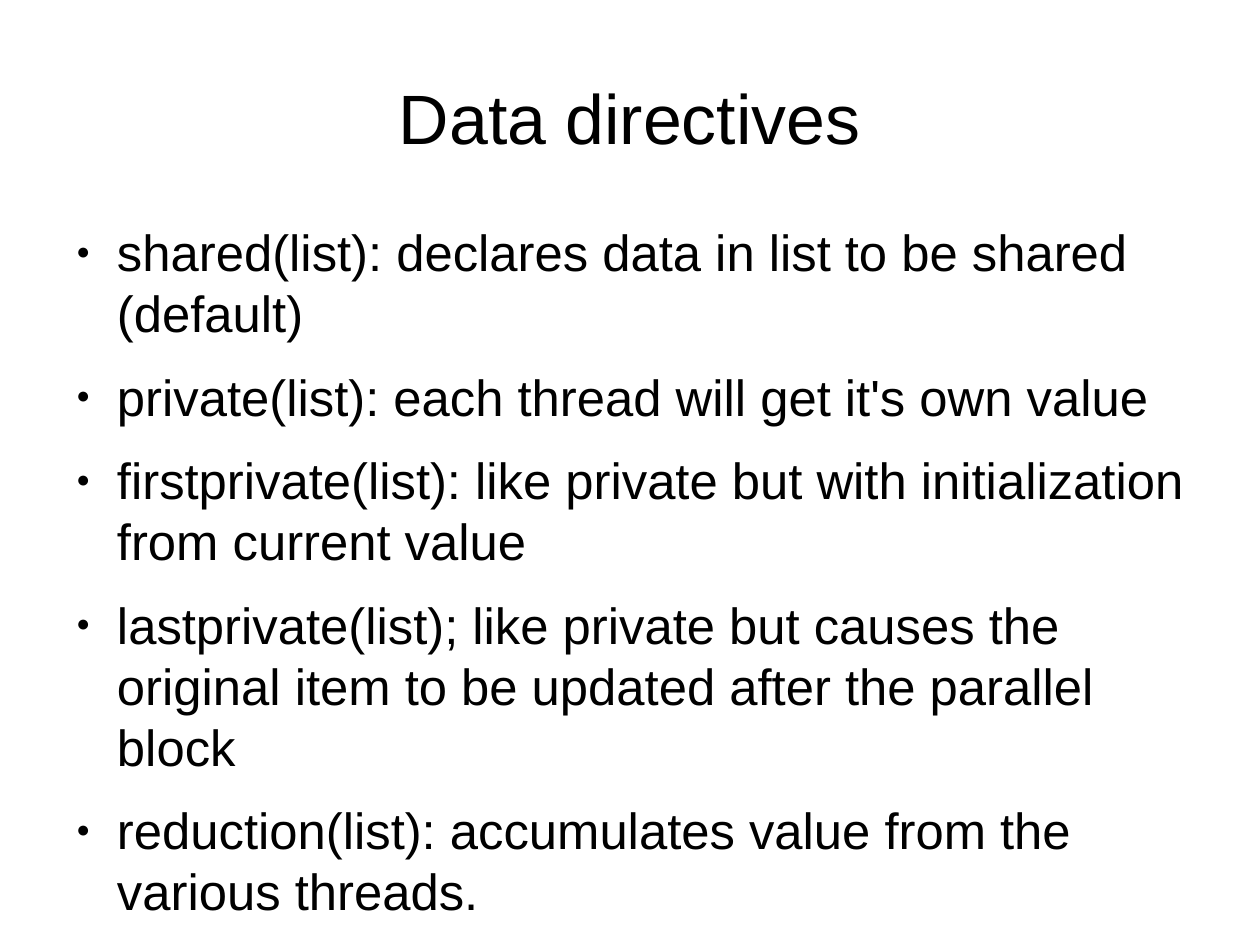
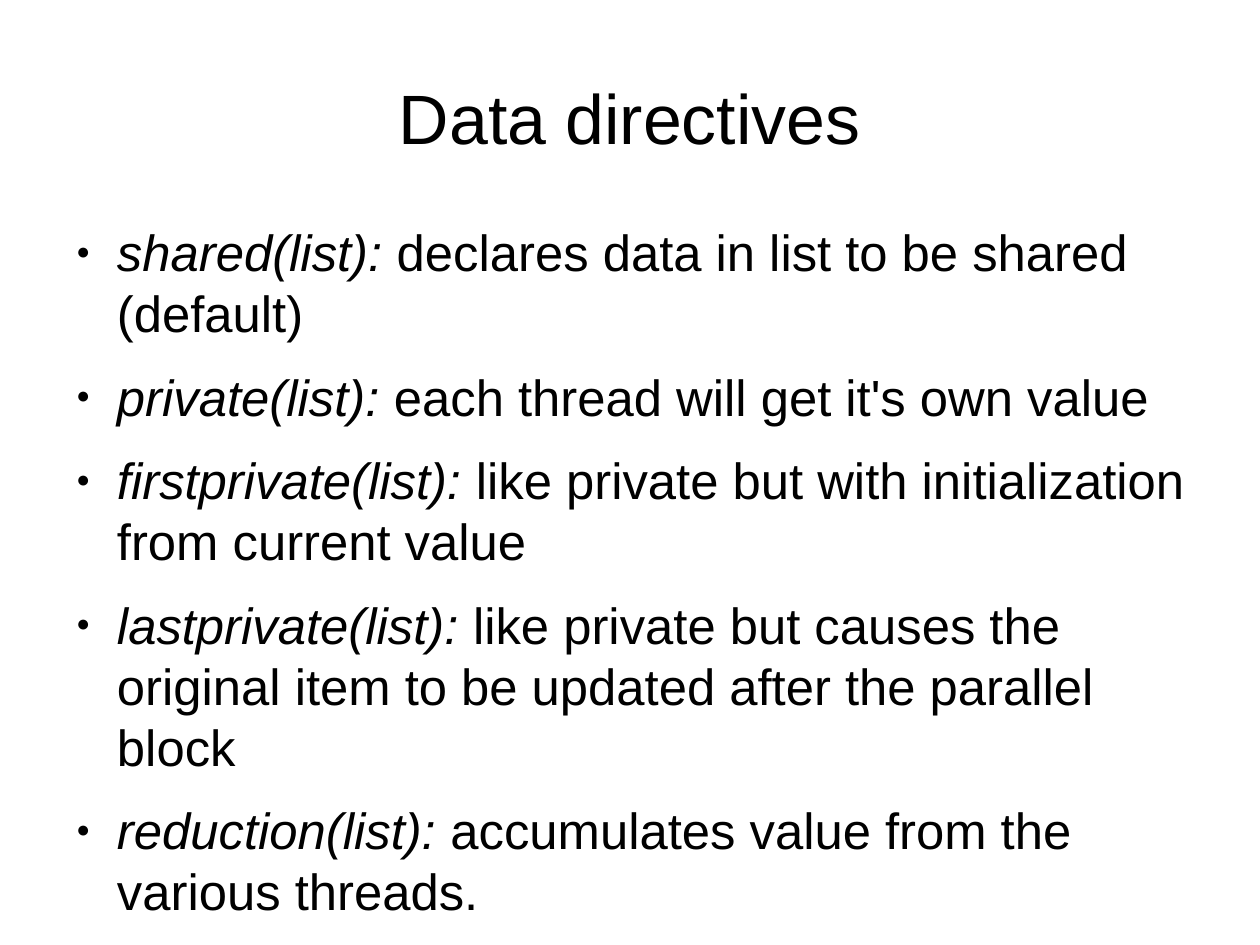
Before and after one commit to veltzer/demos-linux, a slide deck: slide 14 of doc/openmp.odp. Drawn at 1260x945 pixels with LibreOffice and Linux fonts; fonts in the diff are those of the drawing. Boxes give left, top, right and bottom in pixels: in the first picture for what was removed or moved away, otherwise in the second. Text is boxed around its words. In the diff, an @@ line names an element or a change of style, - is before the commit and + after.

```diff
--- a/doc/openmp.odp
+++ b/doc/openmp.odp
@@ text at bbox=[117, 234, 1184, 860]: italic on in "shared(list):", "private(list):", "firstprivate(list):", "reduction(list):" @@
@@ text at bbox=[117, 607, 1094, 767]: text changed @@
-● lastprivate(list); like private but causes the original item to be updated after the parallel block
+● lastprivate(list): like private but causes the original item to be updated after the parallel block
```
Also in this commit, not shown: 7 other slides changed, 2 other files.
